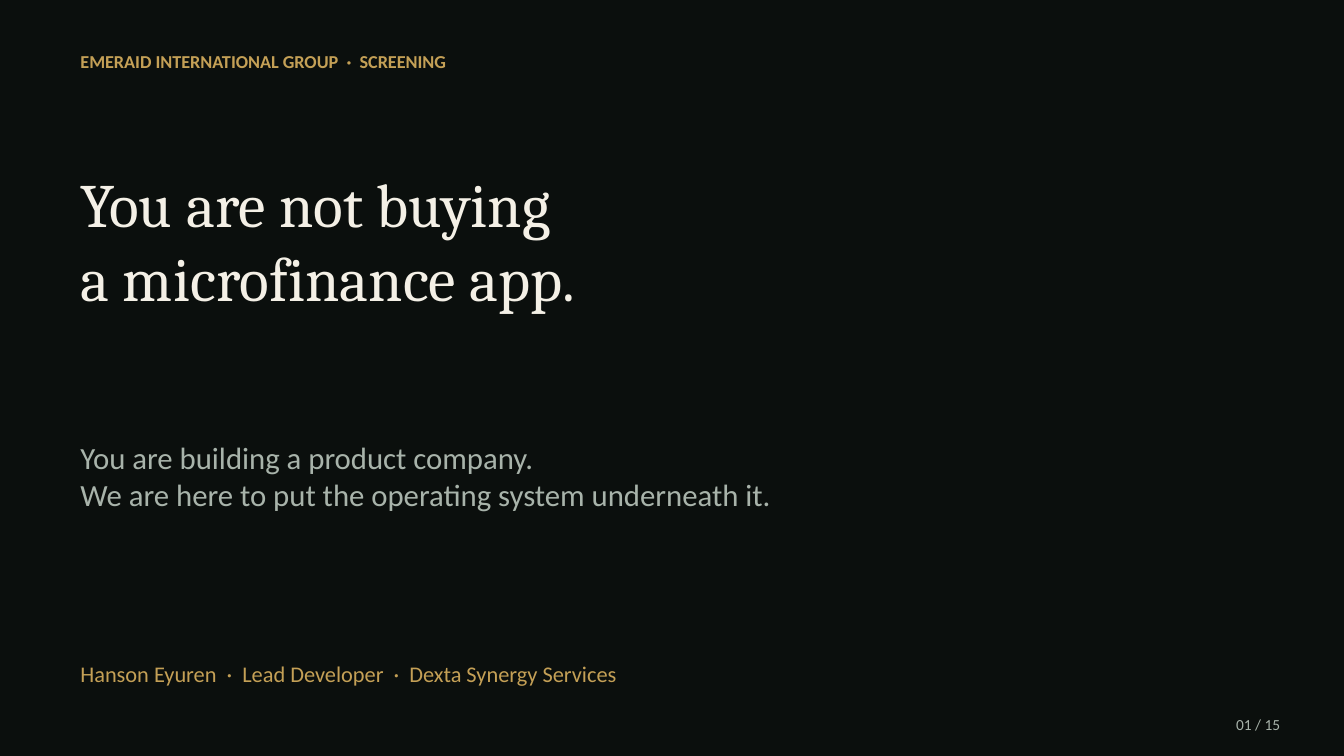
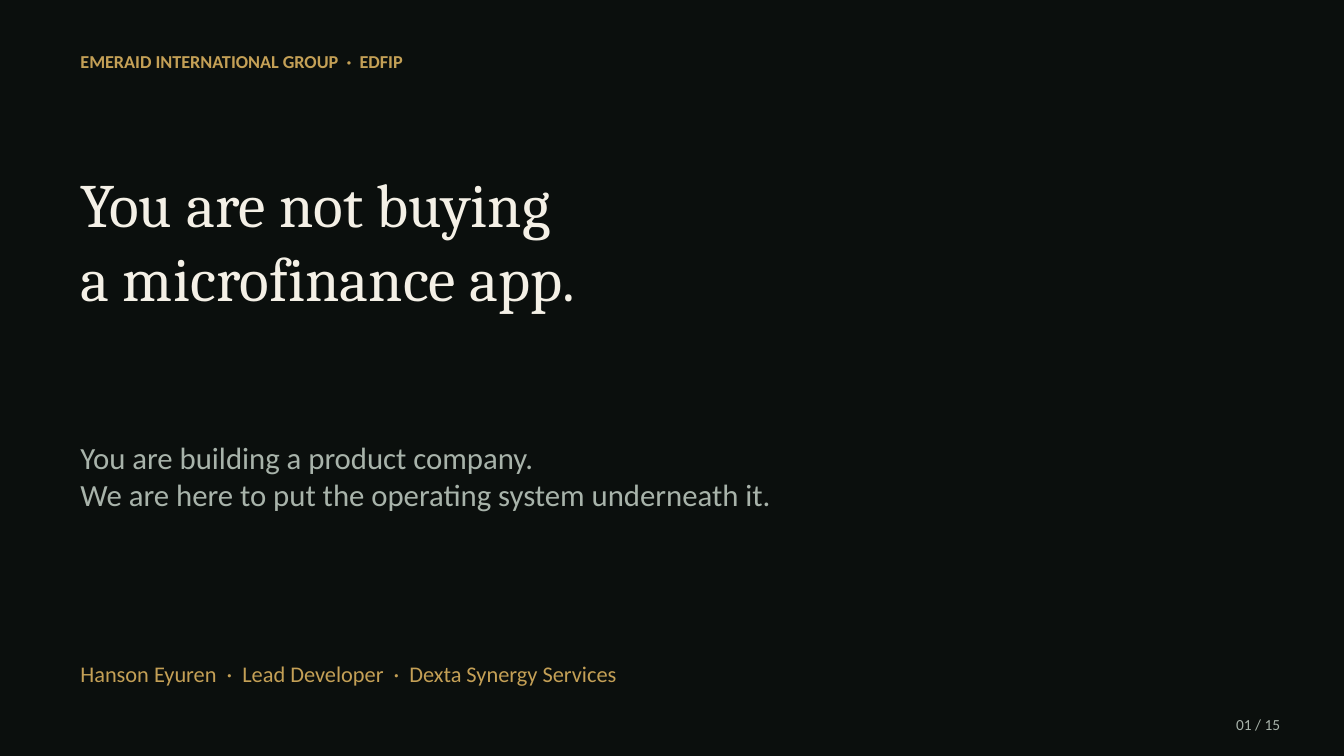
Before and after one commit to hanson1997/test, a slide deck: slide 1 of edfip-screening/EDFIP_Screening_Dexta.pptx. Drawn at 1344x756 pixels with LibreOffice and Linux fonts; fonts in the diff are those of the drawing. Boxes give left, top, right and bottom in pixels: in the first picture for what was removed or moved away, otherwise in the second. Text is boxed around its words. In the diff, an @@ line names an element or a change of style, - is before the commit and + after.

```diff
--- a/edfip-screening/EDFIP_Screening_Dexta.pptx
+++ b/edfip-screening/EDFIP_Screening_Dexta.pptx
@@ text at (80,56,403,68): text changed @@
-EMERAID INTERNATIONAL GROUP · SCREENING
+EMERAID INTERNATIONAL GROUP · EDFIP
```
Also in this commit, not shown: 14 other slides changed, 4 other files.
